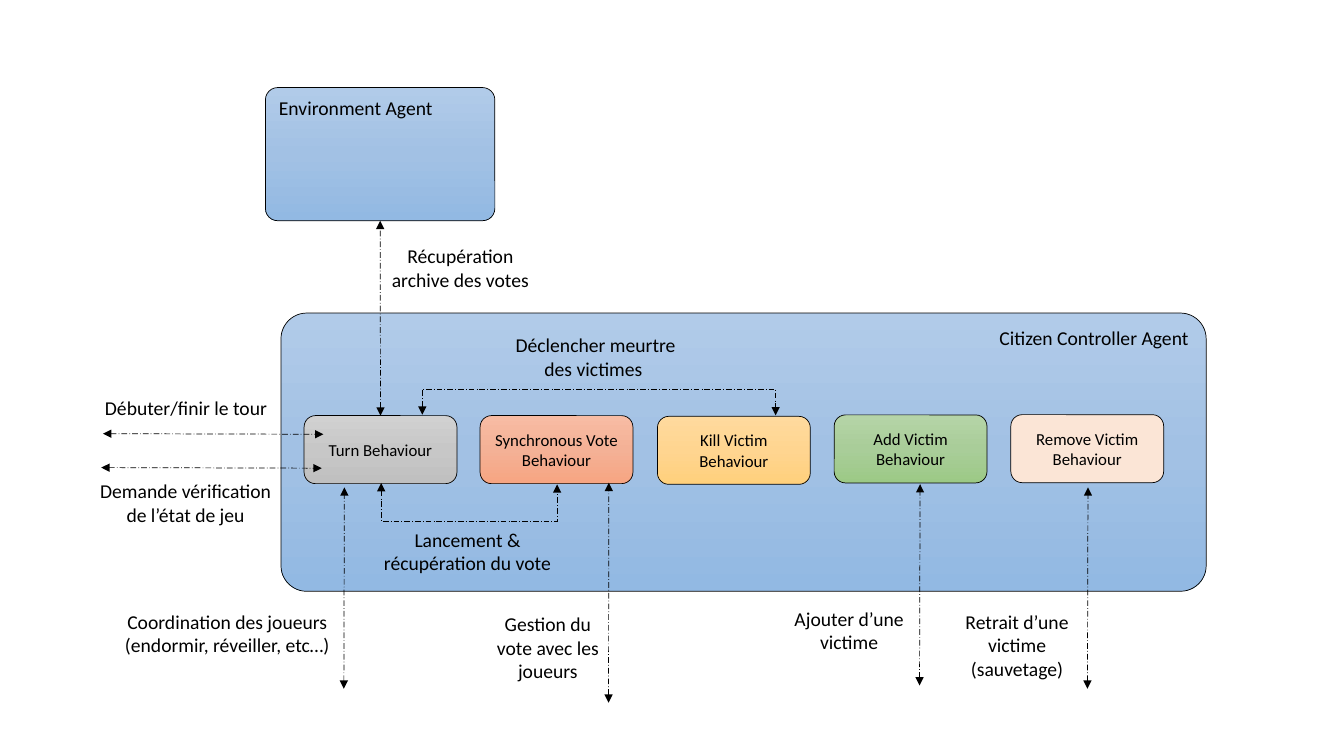
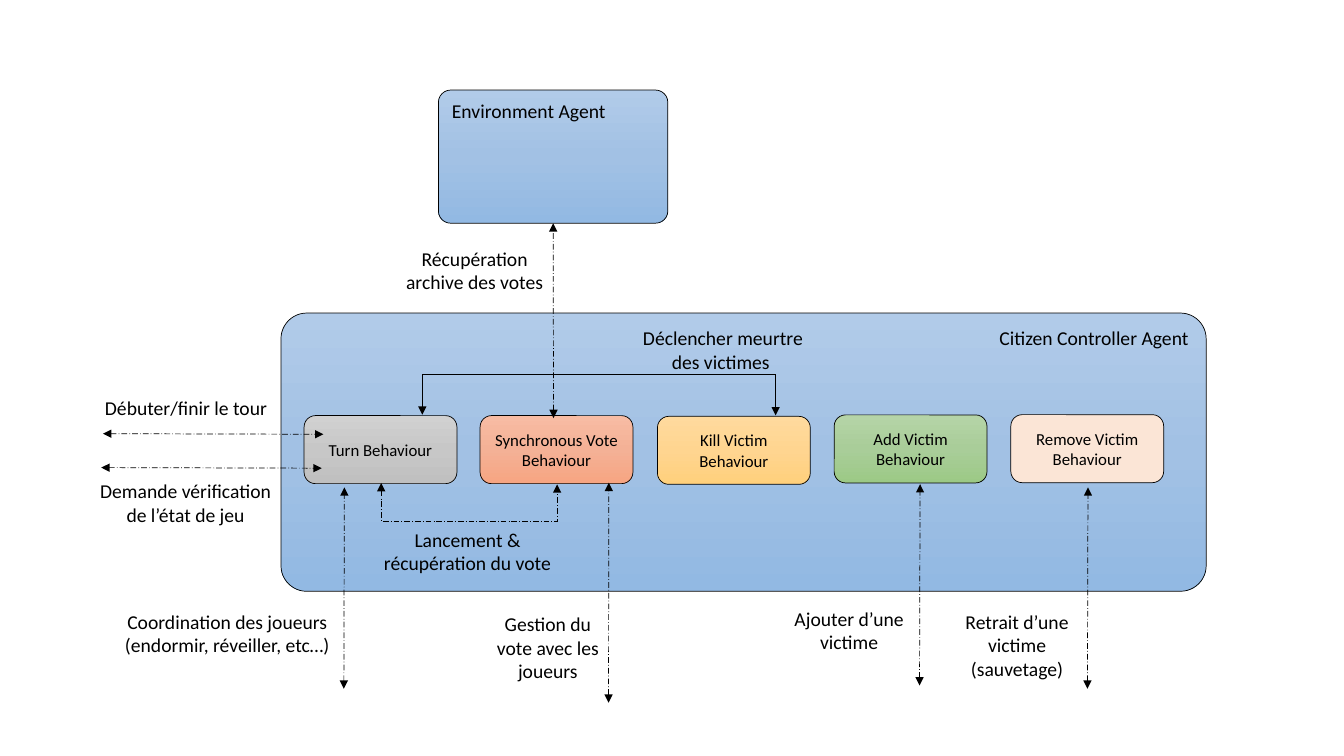
Before and after one commit to konamdav/Loup-Garou, a slide deck: slide 28 of README.pptx (slide 27 before the commit). Drawn at 1344x756 pixels with LibreOffice and Linux fonts; fonts in the diff are those of the drawing. Boxes give left, top, right and bottom in pixels: in the first picture for what was removed or moved away, otherwise in the second. Text is boxed around its words. In the diff, an @@ line names an element or a change of style, - is before the commit and + after.

```diff
--- a/README.pptx
+++ b/README.pptx
@@ rounded rectangle "Environment Agent" moved from (x1=265, y1=88, x2=495, y2=221) to (x1=439, y1=90, x2=668, y2=223) @@
@@ double arrow moved from (381, 415) - (380, 221) to (554, 418) - (554, 223) @@
@@ text "Récupération archive des votes" moved from (x1=392, y1=249, x2=529, y2=287) to (x1=406, y1=252, x2=543, y2=289) @@
@@ text "Déclencher meurtre des victimes" rewrapped from (x1=516, y1=338, x2=675, y2=376) to (x1=643, y1=331, x2=802, y2=375) @@
@@ elbow double arrow (422, 414) - (776, 415): stroke #000000 0.5 pt dashed to #000000 0.5 pt; route changed @@
```
Also in this commit, not shown: 2 other slides changed, 1 slide added, 11 other files.
